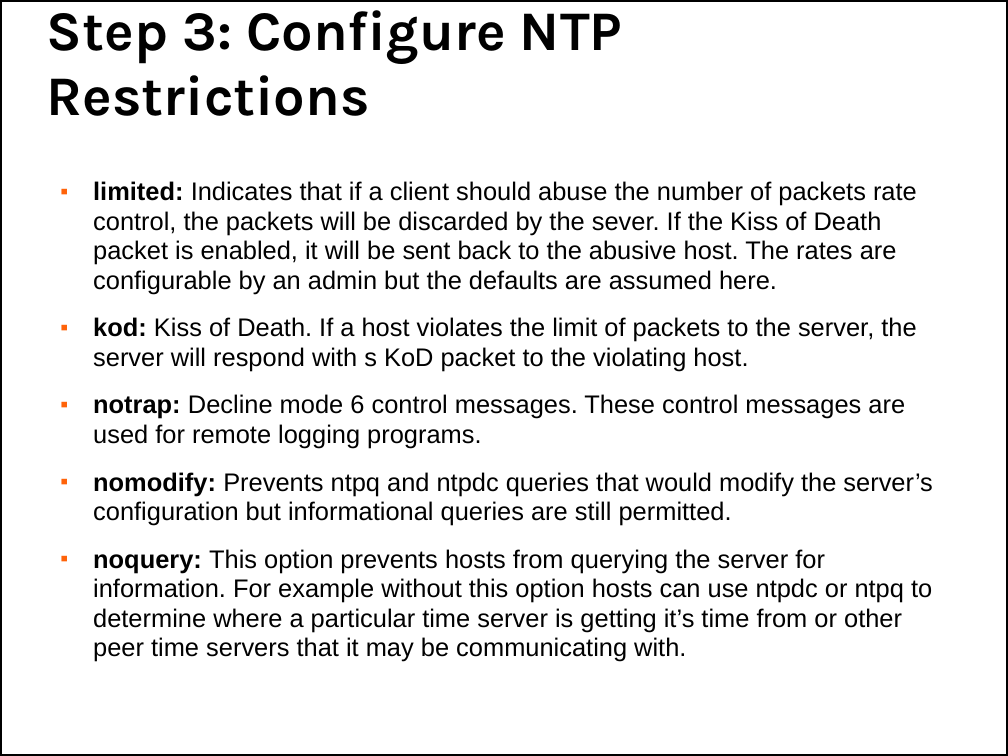
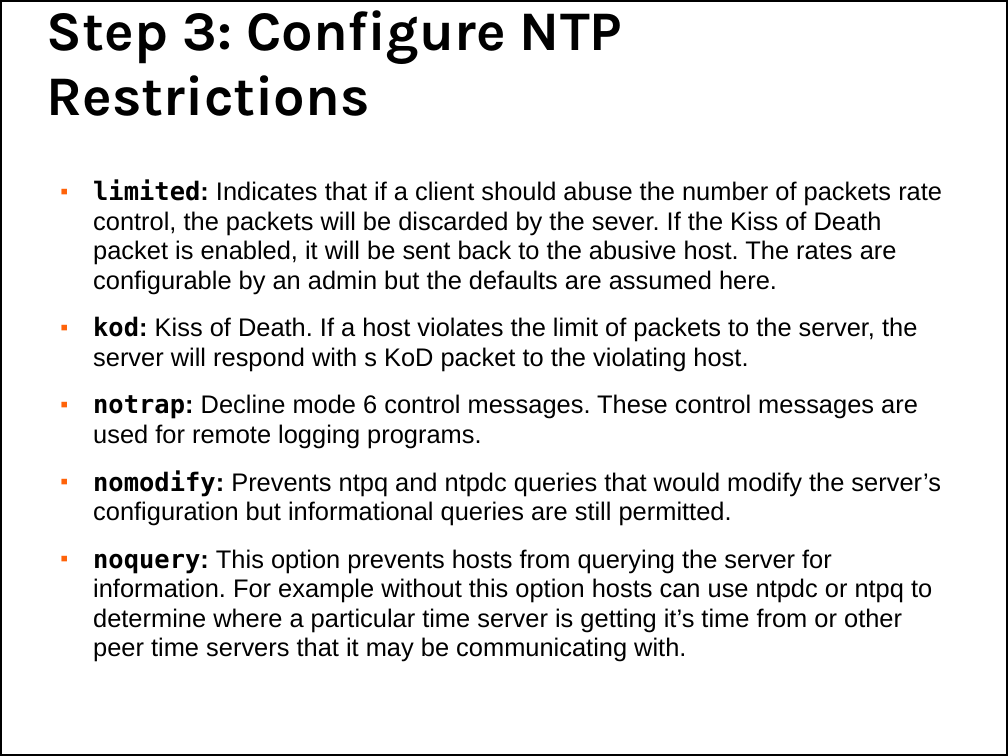
Before and after one commit to afnog/afnog.github.io, a slide deck: slide 14 of sse/ntp/ntp-service.pptx (slide 13 before the commit). Drawn at 1008x756 pixels with LibreOffice and Linux fonts; fonts in the diff are those of the drawing; background and template pictures are left out. Boxes give left, top, right and bottom in pixels: in the first picture for what was removed or moved away, otherwise in the second. Text is boxed around its words. In the diff, an @@ line names an element or a change of style, - is before the commit and + after.

```diff
--- a/sse/ntp/ntp-service.pptx
+++ b/sse/ntp/ntp-service.pptx
@@ text "limited: Indicates that if a ..." at (x1=93, y1=180, x2=942, y2=662): font Arial to DejaVu Sans Mono in "limited:", "kod:", "notrap:", "nomodify:" and 1 more places @@
```
Also in this commit, not shown: 5 other slides changed, 1 slide added, 1 other file.
